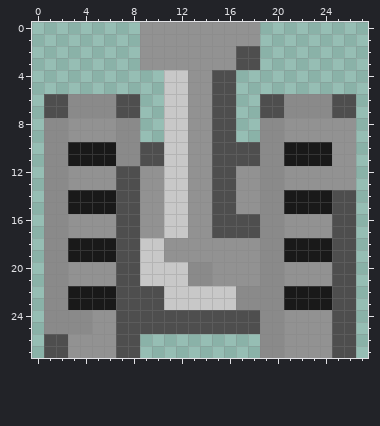
A pixel-art sprite gets an edit: res/images/tank.png. Above is the file before it was changed.
The file is 28x28 pixels.
New version:
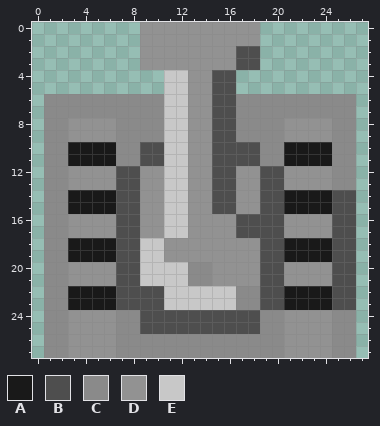
Palette (. is transparent): A #191919  B #4e4e4e  C #8a8a8a  D #929292  E #c8c8c8
Edits made:
{"y":6,"x":1,"old":"BB","new":"CC"}
{"y":6,"x":7,"old":"BB..","new":"CCCC"}
{"y":6,"x":17,"old":"..BB","new":"CCCC"}
{"y":6,"x":25,"old":"BB","new":"CC"}
{"y":7,"x":1,"old":"BB","new":"CC"}
{"y":7,"x":7,"old":"BB..","new":"CCCC"}
{"y":7,"x":17,"old":"..BB","new":"CCCC"}
{"y":7,"x":25,"old":"BB","new":"CC"}
{"y":8,"x":9,"old":"..","new":"CC"}
{"y":8,"x":17,"old":"..","new":"CC"}
{"y":8,"x":25,"old":"DD","new":"CC"}
{"y":9,"x":9,"old":"..","new":"CC"}
{"y":9,"x":17,"old":"..","new":"CC"}
{"y":9,"x":25,"old":"DD","new":"CC"}
{"y":10,"x":25,"old":"DD","new":"CC"}
{"y":11,"x":25,"old":"DD","new":"CC"}
{"y":12,"x":19,"old":"CC","new":"BB"}
{"y":12,"x":25,"old":"DD","new":"CC"}
{"y":13,"x":19,"old":"CC","new":"BB"}
{"y":13,"x":25,"old":"DD","new":"CC"}
{"y":14,"x":19,"old":"CC","new":"BB"}
{"y":15,"x":19,"old":"CC","new":"BB"}
{"y":16,"x":15,"old":"BB","new":"DD"}
{"y":16,"x":19,"old":"CC","new":"BB"}
{"y":17,"x":15,"old":"BB","new":"DD"}
{"y":17,"x":19,"old":"CC","new":"BB"}
{"y":18,"x":19,"old":"CC","new":"BB"}
{"y":19,"x":19,"old":"CC","new":"BB"}
{"y":20,"x":19,"old":"CC","new":"BB"}
{"y":21,"x":19,"old":"CC","new":"BB"}
{"y":22,"x":19,"old":"CC","new":"BB"}
{"y":23,"x":19,"old":"CC","new":"BB"}
{"y":24,"x":3,"old":"CC","new":"DD"}
{"y":24,"x":7,"old":"BB","new":"CC"}
{"y":24,"x":25,"old":"BB","new":"CC"}
{"y":25,"x":3,"old":"CC","new":"DD"}
{"y":25,"x":7,"old":"BB","new":"CC"}
{"y":25,"x":25,"old":"BB","new":"CC"}
{"y":26,"x":1,"old":"BB","new":"CC"}
{"y":26,"x":7,"old":"BB..........","new":"CCCCCCCCCCCC"}
{"y":26,"x":25,"old":"BB","new":"CC"}
{"y":27,"x":1,"old":"BB","new":"CC"}
{"y":27,"x":7,"old":"BB..........","new":"CCCCCCCCCCCC"}
{"y":27,"x":25,"old":"BB","new":"CC"}
